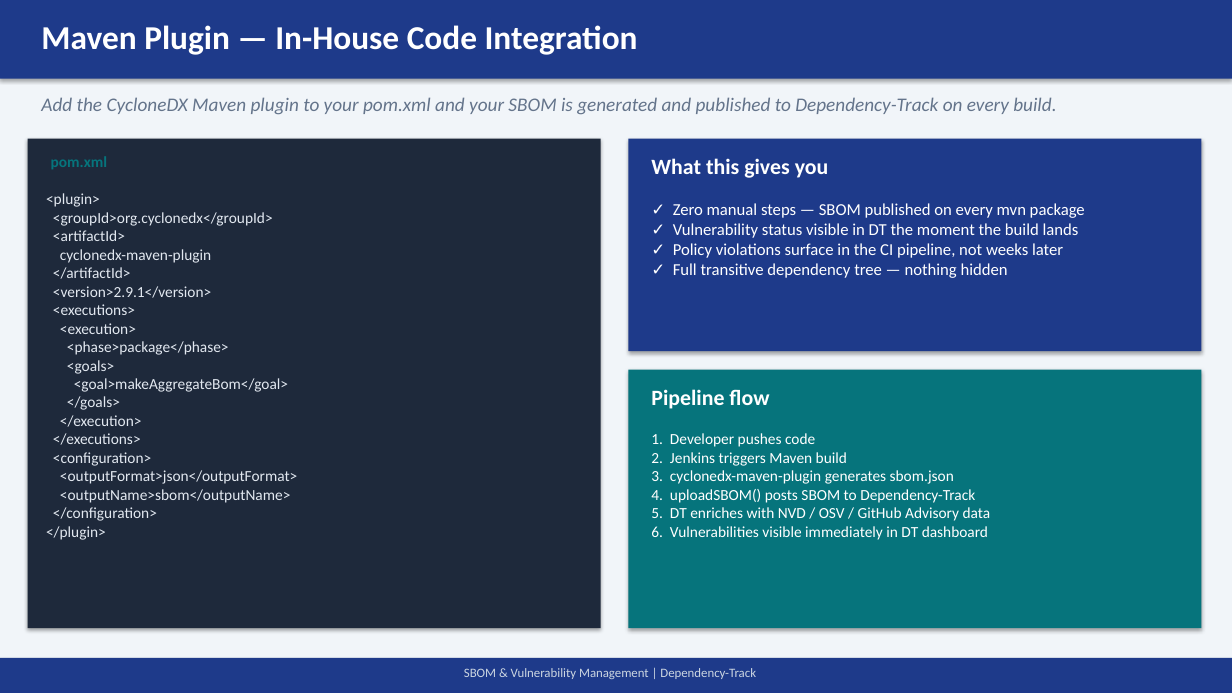
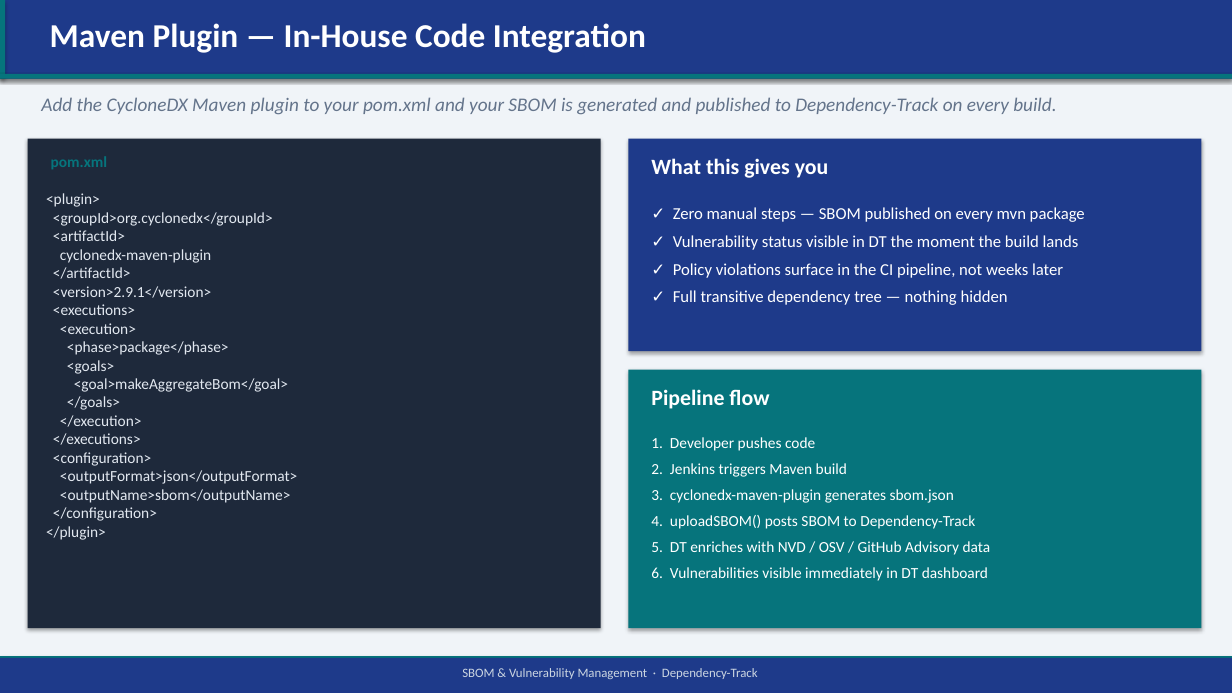
Before and after one commit to duncanlester/sbom-uploader, a slide deck: slide 4 of output/SBOM_DependencyTrack_Presentation.pptx. Drawn at 1232x693 pixels with LibreOffice and Linux fonts; fonts in the diff are those of the drawing. Boxes give left, top, right and bottom in pixels: in the first picture for what was removed or moved away, otherwise in the second. Text is boxed around its words. In the diff, an @@ line names an element or a change of style, - is before the commit and + after.

```diff
--- a/output/SBOM_DependencyTrack_Presentation.pptx
+++ b/output/SBOM_DependencyTrack_Presentation.pptx
@@ rectangle at <box>0,0,1232,693</box>: fill #F1F5F9 to #F0F4F8 @@
@@ rectangle added at <box>0,0,6,79</box>, fill #06747C @@
@@ text "Maven Plugin — In-House Code ...": place and size @@
-text "Maven Plugin — In-House Code ..." at <box>41,25,638,55</box>
+text "Maven Plugin — In-House Code ..." at <box>50,23,646,53</box>
@@ rectangle added at <box>0,74,1232,79</box>, fill #06747C @@
@@ text "✓ Zero manual steps — ..." at <box>673,207,1085,305</box>: line spacing 1 to 1.2; more space between paragraphs @@
@@ text "1. Developer pushes code" at <box>651,437,991,581</box>: line spacing 1 to 1.2; more space between paragraphs @@
@@ rectangle added at <box>0,656,1232,658</box>, fill #06747C @@
@@ text at <box>462,668,758,679</box>: text changed @@
-SBOM & Vulnerability Management | Dependency-Track
+SBOM & Vulnerability Management · Dependency-Track
```
Also in this commit, not shown: 16 other slides changed, 2 other files.
